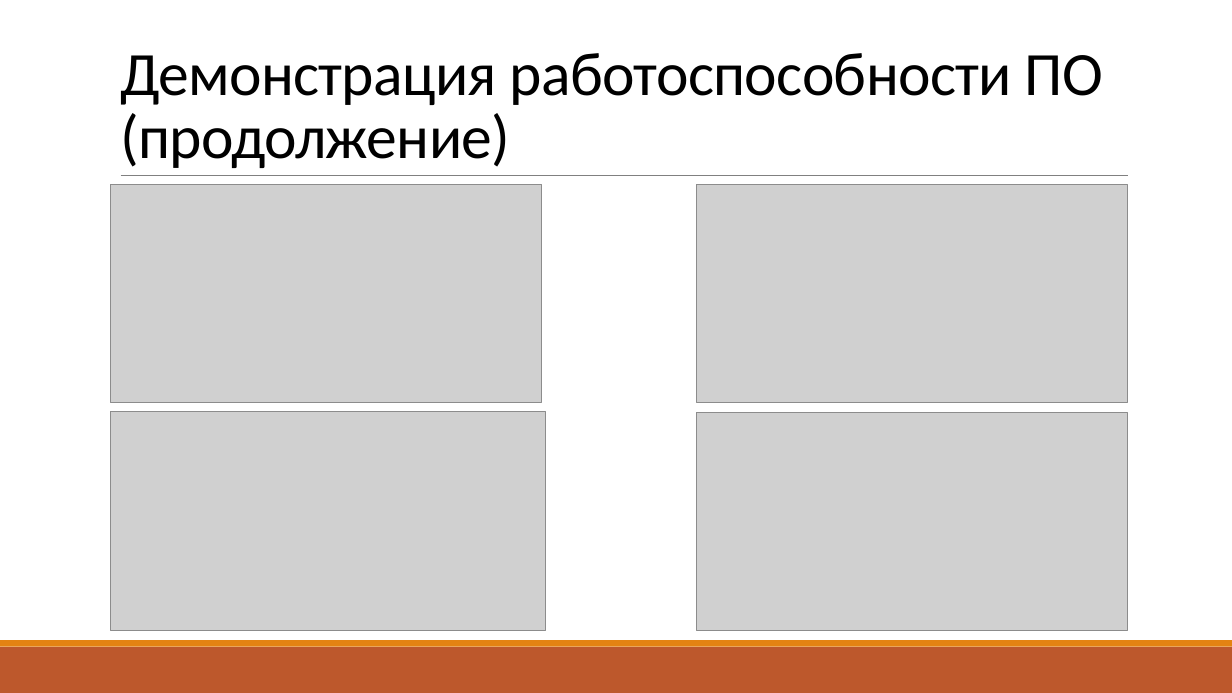
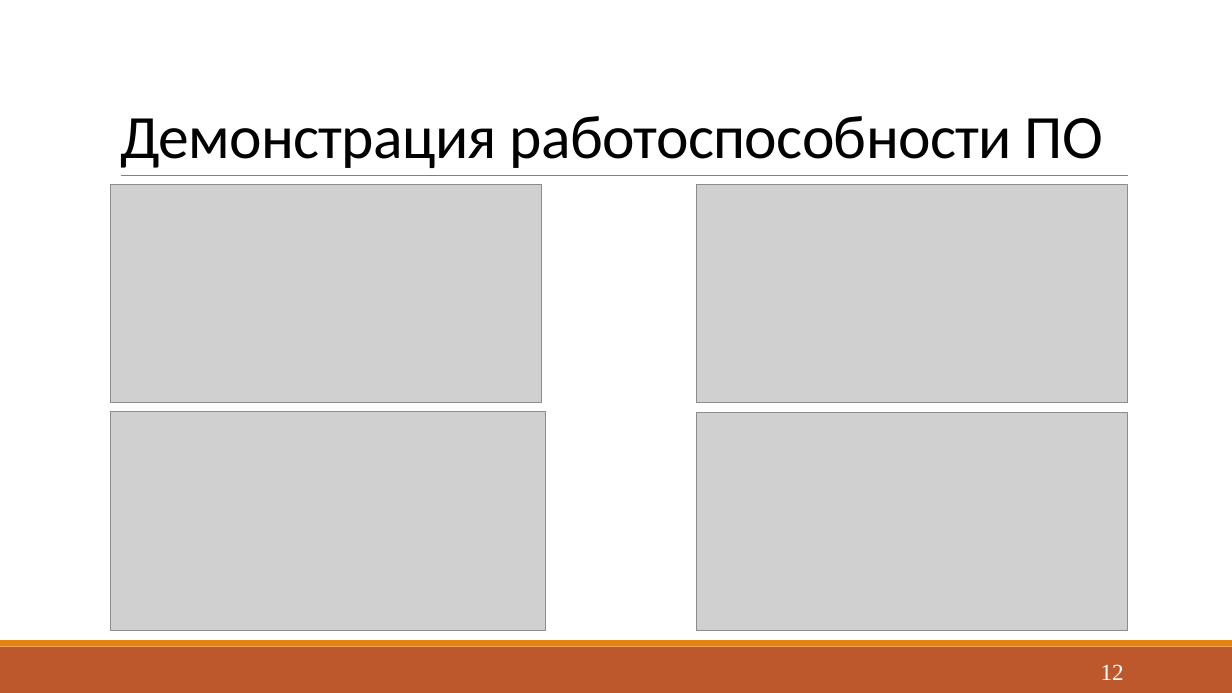
Before and after one commit to Yokud/CGCourseWork, a slide deck: slide 12 of docs/rpz/Presentation.pptx (slide 13 before the commit). Drawn at 1232x693 pixels with LibreOffice and Linux fonts; fonts in the diff are those of the drawing; grey boxes stand for pictures. Boxes give left, top, right and bottom in pixels: in the first picture for what was removed or moved away, otherwise in the second. Text is boxed around its words. In the diff, an @@ line names an element or a change of style, - is before the commit and + after.

```diff
--- a/docs/rpz/Presentation.pptx
+++ b/docs/rpz/Presentation.pptx
@@ title at (x1=120, y1=116, x2=1103, y2=168): text changed @@
-Демонстрация работоспособности ПО (продолжение)
+Демонстрация работоспособности ПО
@@ page number added at (x1=1101, y1=664, x2=1124, y2=680), 18 pt, text #FFFFFF @@
+12
```
Also in this commit, not shown: 8 other slides changed, 6 slides added, 6 slides removed, 4 other files.
